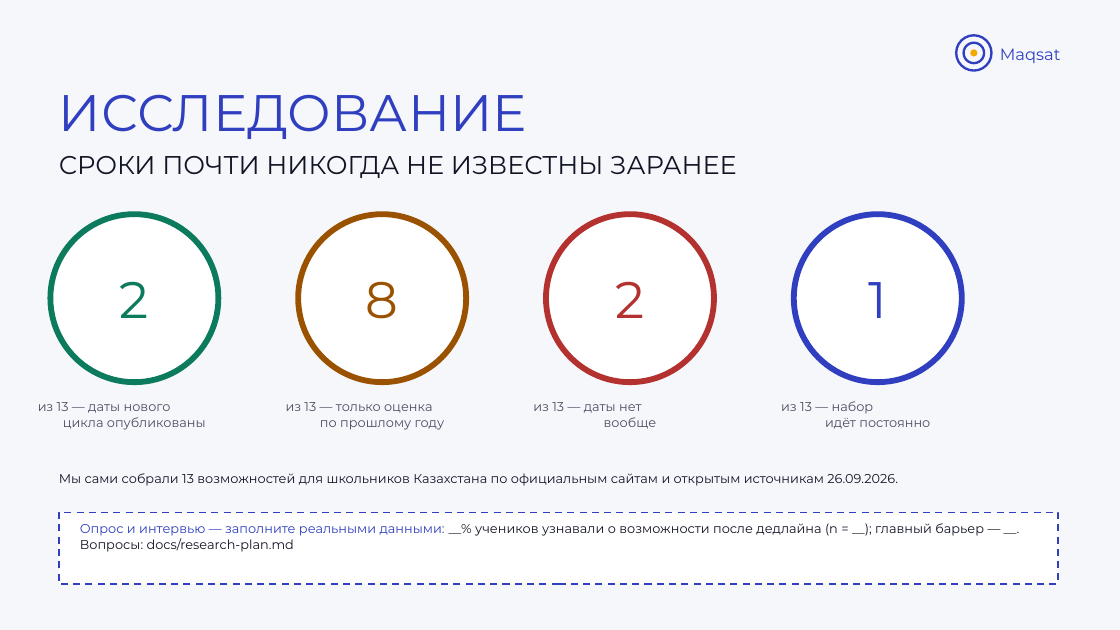
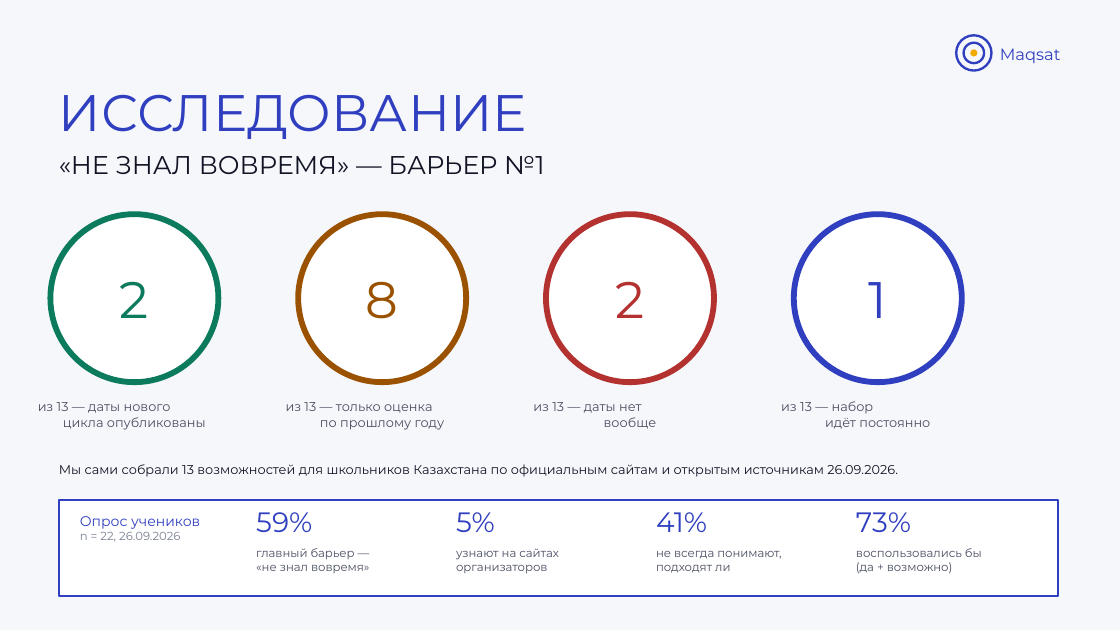
Before and after one commit to sas1k00/hackatonishe, a slide deck: slide 3 of docs/Maqsat_VentureHack2026_Final.pptx. Drawn at 1120x630 pixels with LibreOffice and Linux fonts; fonts in the diff are those of the drawing. Boxes give left, top, right and bottom in pixels: in the first picture for what was removed or moved away, otherwise in the second. Text is boxed around its words. In the diff, an @@ line names an element or a change of style, - is before the commit and + after.

```diff
--- a/docs/Maqsat_VentureHack2026_Final.pptx
+++ b/docs/Maqsat_VentureHack2026_Final.pptx
@@ text at <box>59,156,545,174</box>: text changed @@
-СРОКИ ПОЧТИ НИКОГДА НЕ ИЗВЕСТНЫ ЗАРАНЕЕ
+«НЕ ЗНАЛ ВОВРЕМЯ» — БАРЬЕР №1
@@ text "Мы сами собрали 13 возможностей ...": place and size @@
-text "Мы сами собрали 13 возможностей ..." at <box>59,473,898,486</box>
+text "Мы сами собрали 13 возможностей ..." at <box>59,464,898,477</box>
@@ rectangle: place and size @@
-rectangle at <box>59,513,1059,584</box>
+rectangle at <box>59,500,1059,597</box>
@@ rectangle at <box>59,500,1059,597</box>: outline #2F3FBF 1.5 pt dashed to #2F3FBF 1.5 pt @@
@@ text at <box>80,516,200,542</box>: text changed; size 11 to 10 pt; text colour #111424 to #7A8094 @@
-Опрос и интервью — заполните реальными данными: __% учеников узнавали о возможности после дедлайна (n = __); главный барьер — __. Вопросы: docs/research-plan.md
+Опрос учеников
+n = 22, 26.09.2026
@@ text added at <box>256,512,312,532</box>, 24 pt, text #2F3FBF @@
+59%
@@ text added at <box>456,512,495,532</box>, 24 pt, text #2F3FBF @@
+5%
@@ text added at <box>656,512,707,532</box>, 24 pt, text #2F3FBF @@
+41%
@@ text added at <box>856,512,911,532</box>, 24 pt, text #2F3FBF @@
+73%
@@ text added at <box>256,548,370,573</box>, 10 pt, text #4A4F62 @@
+главный барьер —
+«не знал вовремя»
@@ text added at <box>456,548,559,573</box>, 10 pt, text #4A4F62 @@
+узнают на сайтах
+организаторов
@@ text added at <box>656,551,781,573</box>, 10 pt, text #4A4F62 @@
+не всегда понимают,
+подходят ли
@@ text added at <box>856,548,982,573</box>, 10 pt, text #4A4F62 @@
+воспользовались бы
+(да + возможно)
```
Also in this commit, not shown: 1 other slide changed, 1 slide added, 14 other files.
